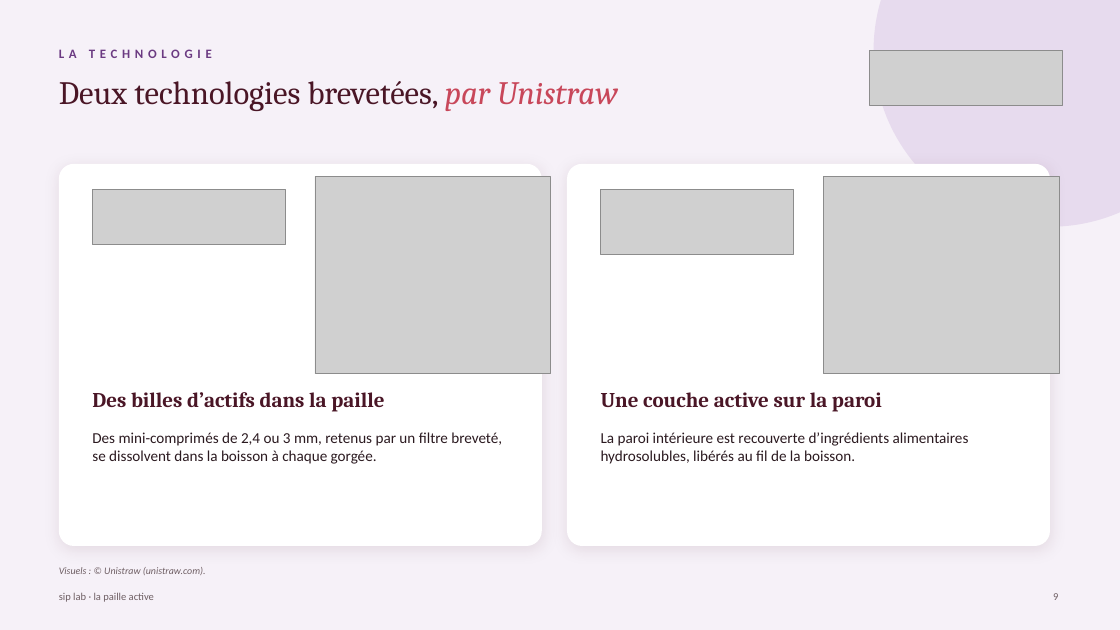
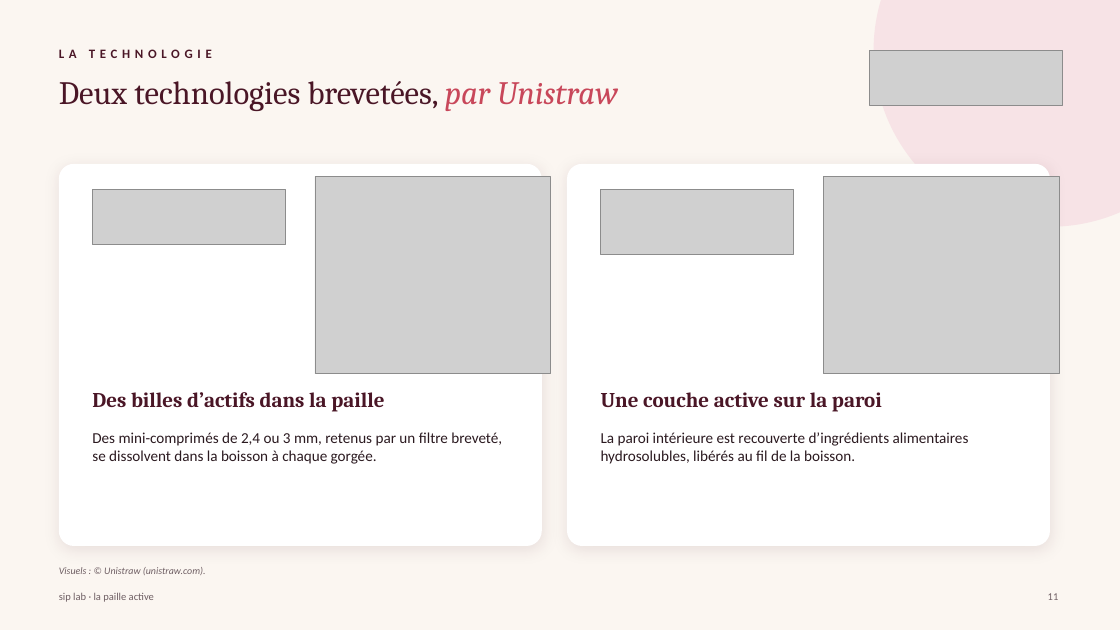
Before and after one commit to nisrine-max/mon-sitee, a slide deck: slide 11 of Dossier_sip_lab/10_Pitchs_et_presentations/Pitch_PEPITE_sip_lab.pptx (slide 9 before the commit). Drawn at 1120x630 pixels with LibreOffice and Linux fonts; fonts in the diff are those of the drawing; grey boxes stand for pictures. Boxes give left, top, right and bottom in pixels: in the first picture for what was removed or moved away, otherwise in the second. Text is boxed around its words. In the diff, an @@ line names an element or a change of style, - is before the commit and + after.

```diff
--- a/Dossier_sip_lab/10_Pitchs_et_presentations/Pitch_PEPITE_sip_lab.pptx
+++ b/Dossier_sip_lab/10_Pitchs_et_presentations/Pitch_PEPITE_sip_lab.pptx
@@ background #F6F1F8 to #FBF6F1 @@
@@ ellipse at (874,0,1120,227): fill #E7DBEE to #F7E3E6 @@
@@ text "LA TECHNOLOGIE" at (59,49,212,58): text colour #6B3A82 to #4A1626 @@
@@ text at (1048,593,1059,600): text changed @@
-9
+11
```
Also in this commit, not shown: 15 other slides changed, 2 slides added, 1 other file.
